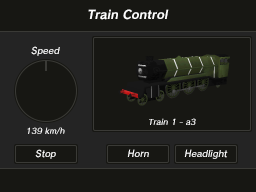
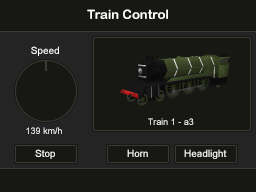
Layered file, before and after one edit (256×192). Changes by layer:
painted on "Train Control" (2nd of 2, in "Train Control") over (x1=87, y1=9, x2=169, y2=20)
painted on "Train 1 - a3" over (x1=148, y1=118, x2=196, y2=125)
painted on "Stop" (2nd of 2, in "Train Control" › "Stop") over (x1=35, y1=149, x2=56, y2=159)
painted on "Horn" over (x1=127, y1=149, x2=149, y2=157)
painted on "Headlight" (2nd of 2, in "Train Control" › "Groep 1" › "Headlight") over (x1=184, y1=149, x2=228, y2=159)
painted on "139 km/h" over (x1=26, y1=127, x2=65, y2=135)
painted on "Speed" over (x1=31, y1=46, x2=60, y2=56)
